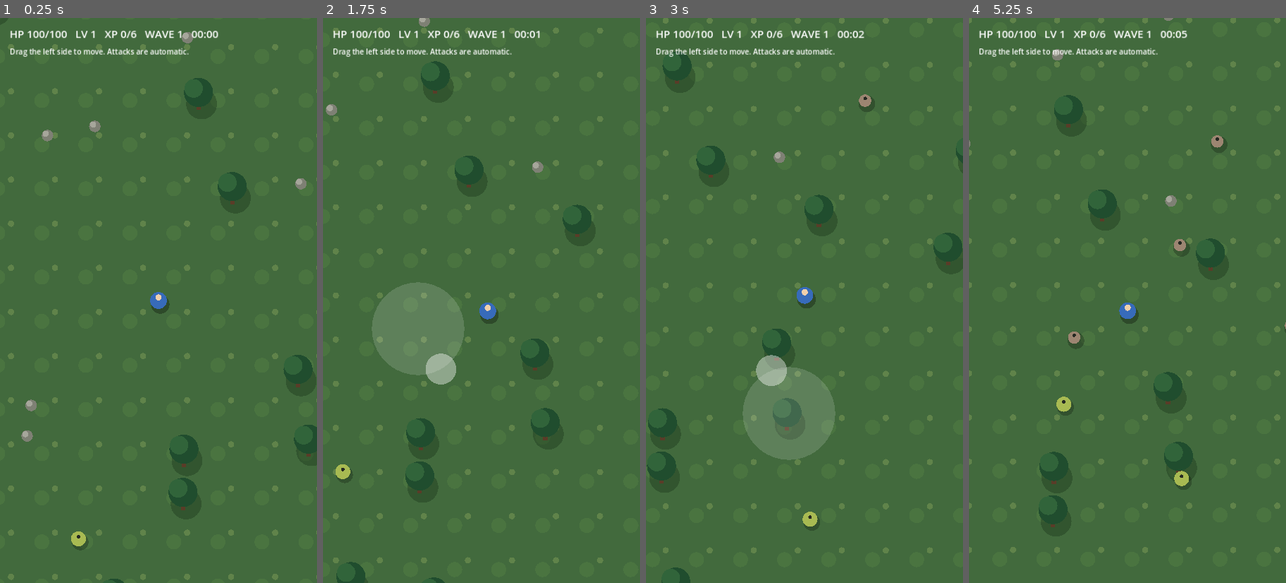
Above: before the commit, frames 1-4 (left to right).
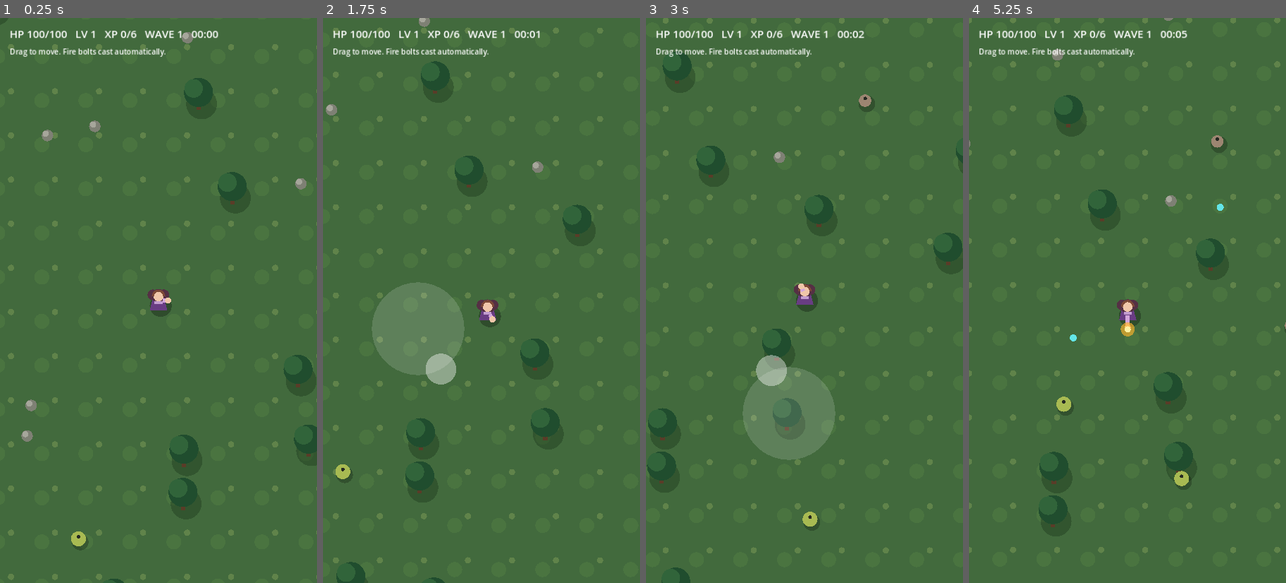
Above: after the commit, the same moments.

Repository: cosmerearchives-creator/dnd-adventurers
Game: Godot game, scene res://scenes/wilderness.tscn
Two runs of this game, one before a commit and one after it. Both use one fixed random seed, a clock stepped at 60 frames per second and the inputs below.
Inputs (mouse positions are in pixels of both pictures, inside the frame that each line leads up to):
- Up to frame 1 (0.25 s): no input
- Up to frame 2 (1.75 s): move the mouse to (551, 272) at 0.52 s; hold Right (ui_right) 0.53-1.25 s; click (551, 272) at 0.67 s; drag from (418, 328) to (465, 413) at 1.27 s
- Up to frame 3 (3 s): move the mouse to (836, 176) at 2.02 s; hold Right (ui_right) 2.03-2.75 s; drag from (788, 413) to (709, 215) at 2.77 s
- Up to frame 4 (5.25 s): move the mouse to (1222, 385) at 3.52 s; hold Left (ui_left) 3.53-4.25 s; drag from (1032, 215) to (1079, 159) at 4.27 s; move the mouse to (1143, 300) at 5.02 s; hold Down (ui_down) from 5.03 s (still down); click (1143, 300) at 5.17 s

The runs differ from the first frame. In frame 1, 0.6% of the frame differs, in the area x 10-60%, y 5-53%; in frame 2, 0.6%; in frame 3, 0.6%; in frame 4, 1.0%, in the area x 10-81%, y 5-59%.

Commit message:
Release 0.2.2 female spellcaster and animated firebolt projectiles

Diff:
--- a/game/scripts/wilderness.gd
+++ b/game/scripts/wilderness.gd
@@ -5,7 +5,8 @@
 
 const WORLD_RADIUS := 2200.0
 const PLAYER_SPEED := 245.0
-const ATTACK_RANGE := 118.0
+const ATTACK_RANGE := 370.0
+const FIREBOLT_SPEED := 680.0
 const ATTACK_COOLDOWN := 0.55
 const TOUCH_RADIUS := 105.0
 const MAX_ENEMIES := 85
@@ -24,6 +25,9 @@
 var player_damage := 18.0
 var enemies: Array[Dictionary] = []
 var pickups: Array[Vector2] = []
+var firebolts: Array[Dictionary] = []
+var facing := Vector2.RIGHT
+var cast_timer := 0.0
 var trees: Array[Vector2] = []
 var stones: Array[Vector2] = []
 var elapsed := 0.0
@@ -67,7 +71,7 @@
     hint_label = Label.new()
     hint_label.position = Vector2(22, 64)
     hint_label.add_theme_font_size_override("font_size", 17)
-    hint_label.text = "Drag the left side to move. Attacks are automatic."
+    hint_label.text = "Drag to move. Fire bolts cast automatically."
     hud.add_child(hint_label)
     _create_result_popup()
     _update_hud()
@@ -122,11 +126,14 @@
     if touch_vector.length() > 0.08:
         movement = touch_vector
     player_pos += movement.limit_length(1.0) * PLAYER_SPEED * delta
+    if movement.length() > 0.1:
+        facing = movement.normalized()
     player_pos = player_pos.clamp(Vector2.ONE * -WORLD_RADIUS, Vector2.ONE * WORLD_RADIUS)
     camera.position = player_pos
     attack_timer -= delta
     hit_timer -= delta
     attack_flash = maxf(0.0, attack_flash - delta)
+    cast_timer = maxf(0.0, cast_timer - delta)
     spawn_timer -= delta
     if spawn_timer <= 0.0 and enemies.size() < MAX_ENEMIES:
         var wave := int(elapsed / 60.0) + 1
@@ -134,6 +141,7 @@
             _spawn_enemy(wave)
         spawn_timer = maxf(0.25, 2.0 - elapsed / 420.0)
     _update_enemies(delta)
+    _update_firebolts(delta)
     _auto_attack()
     _collect_pickups()
     _update_hud()
@@ -183,11 +191,29 @@
     if nearest < 0:
         return
     attack_timer = ATTACK_COOLDOWN
-    attack_flash = 0.16
-    enemies[nearest]["hp"] = float(enemies[nearest]["hp"]) - player_damage
-    if float(enemies[nearest]["hp"]) <= 0.0:
-        pickups.append(enemies[nearest]["pos"])
-        enemies.remove_at(nearest)
+    cast_timer = 0.28
+    attack_flash = 0.20
+    var direction: Vector2 = (enemies[nearest]["pos"] - player_pos).normalized()
+    facing = direction
+    firebolts.append({"pos": player_pos + direction * 28.0, "target": enemies[nearest], "direction": direction, "life": 1.5})
+
+func _update_firebolts(delta: float) -> void:
+    for i in range(firebolts.size() - 1, -1, -1):
+        var bolt: Dictionary = firebolts[i]
+        bolt["life"] = float(bolt["life"]) - delta
+        var target: Dictionary = bolt["target"]
+        if not enemies.has(target) or float(bolt["life"]) <= 0.0:
+            firebolts.remove_at(i)
+            continue
+        var direction: Vector2 = (target["pos"] - bolt["pos"]).normalized()
+        bolt["direction"] = direction
+        bolt["pos"] += direction * FIREBOLT_SPEED * delta
+        if (bolt["pos"] as Vector2).distance_to(target["pos"]) < 25.0:
+            target["hp"] = float(target["hp"]) - player_damage
+            if float(target["hp"]) <= 0.0:
+                pickups.append(target["pos"])
+                enemies.erase(target)
+            firebolts.remove_at(i)
 
 func _collect_pickups() -> void:
     for i in range(pickups.size() - 1, -1, -1):
@@ -255,11 +281,33 @@
         draw_circle(pos + Vector2(4, 7), 19.0, Color(0.0, 0.0, 0.0, 0.24))
         draw_circle(pos, float(ENEMY_TYPES[kind]["radius"]), color)
         draw_circle(pos + Vector2(0, -5), 4.0, Color("#252922"))
-    draw_circle(player_pos + Vector2(4, 9), 21.0, Color(0, 0, 0, 0.3))
-    draw_circle(player_pos, 19.0, Color("#376bba") if hit_timer <= 0 else Color("#e65d52"))
-    draw_circle(player_pos + Vector2(0, -7), 7.0, Color("#f0cfac"))
-    if attack_flash > 0.0:
-        draw_arc(player_pos, ATTACK_RANGE, 0, TAU, 60, Color("#f5e6aa", 0.5), 4.0)
+    # Stylized female spellcaster silhouette: flowing hair, fitted tunic, cloak,
+    # shoulder ornaments and an extended casting hand. Placeholder 2.5D art.
+    draw_circle(player_pos + Vector2(5, 12), 25.0, Color(0, 0, 0, 0.28))
+    var robe := PackedVector2Array([
+        player_pos + Vector2(-13, -5), player_pos + Vector2(13, -5),
+        player_pos + Vector2(20, 22), player_pos + Vector2(-20, 22)
+    ])
+    draw_colored_polygon(robe, Color("#693d83") if hit_timer <= 0 else Color("#dc6666"))
+    draw_circle(player_pos + Vector2(-13, -13), 12.0, Color("#553044"))
+    draw_circle(player_pos + Vector2(12, -13), 12.0, Color("#553044"))
+    draw_circle(player_pos + Vector2(0, -10), 16.0, Color("#553044"))
+    draw_circle(player_pos + Vector2(0, -9), 11.0, Color("#f0c6a9"))
+    draw_arc(player_pos + Vector2(0, -9), 13.0, PI, TAU, 16, Color("#7d4937"), 5.0)
+    draw_line(player_pos + Vector2(-9, 5), player_pos + Vector2(9, 5), Color("#c29ccf"), 7.0)
+    var hand := player_pos + facing * (37.0 if cast_timer > 0.0 else 22.0)
+    draw_line(player_pos + facing * 10.0, hand, Color("#d3a6dc"), 9.0)
+    draw_circle(hand, 7.0, Color("#f0c6a9"))
+    if cast_timer > 0.0:
+        draw_circle(hand + facing * 5.0, 13.0 + 7.0 * sin(elapsed * 30.0), Color("#ffb32b", 0.65))
+        draw_circle(hand + facing * 5.0, 7.0, Color("#fff2a1"))
+    for bolt in firebolts:
+        var p: Vector2 = bolt["pos"]
+        var d: Vector2 = bolt["direction"]
+        draw_line(p - d * 34.0, p, Color("#ff5722", 0.45), 16.0)
+        draw_line(p - d * 19.0, p, Color("#ffb331", 0.85), 9.0)
+        draw_circle(p, 10.0, Color("#ff7a19"))
+        draw_circle(p, 5.0, Color("#fff3a4"))
     if touch_index >= 0:
         var base := touch_origin + camera.get_screen_center_position() - get_viewport_rect().size / 2.0
         draw_circle(base, TOUCH_RADIUS, Color(1, 1, 1, 0.15))
Not shown, changed: app/build.gradle
